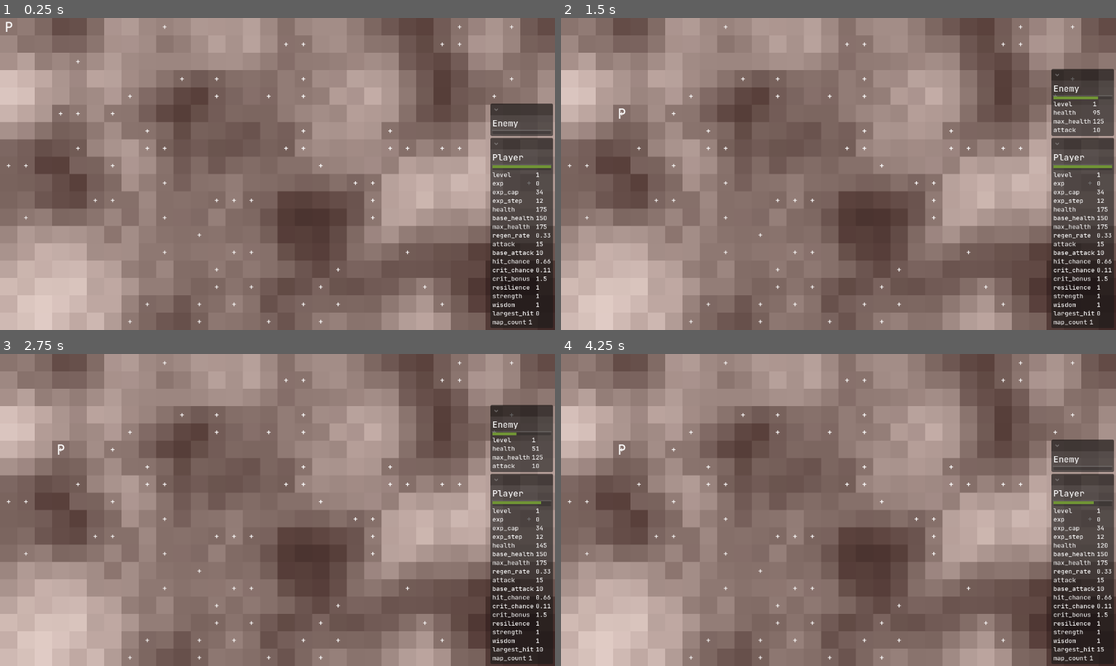
Above: before the commit, frames 1-4 (two rows, left to right).
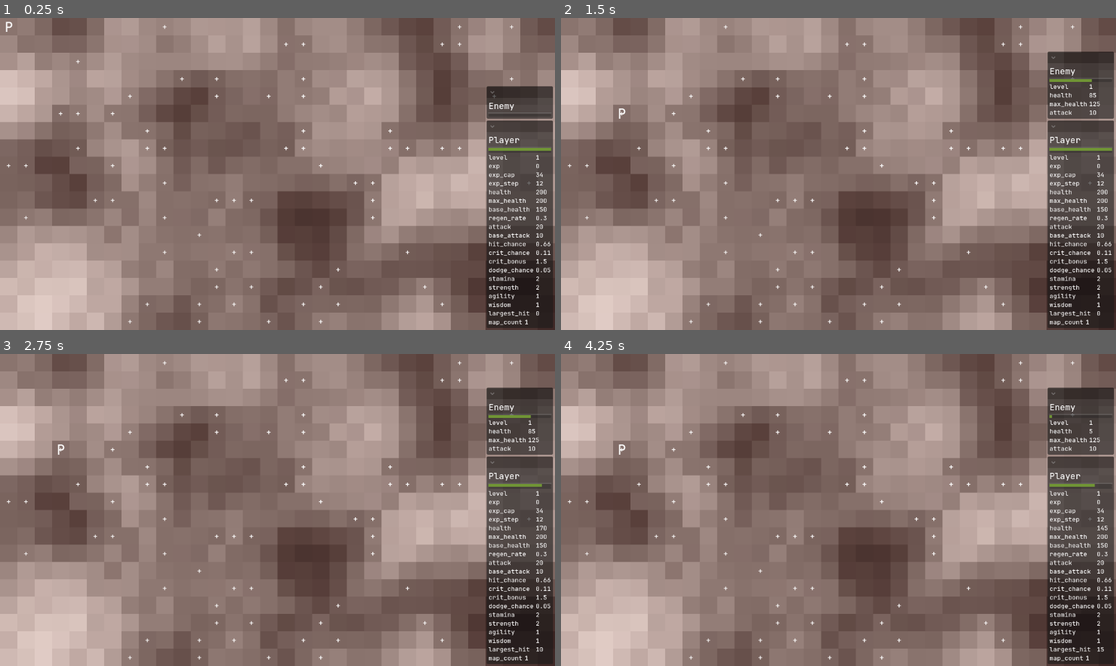
Above: after the commit, the same moments.

Repository: crystalfiction/rpg-simulator
Game: Godot game, scene res://src/controllers/world/world_controller.tscn
The game is run twice, just before and just after one commit, with the same random seed, the same clock (stepped at 60 frames per second) and the same inputs.
Inputs:
- Up to frame 1 (0.25 s): no input
- Up to frame 2 (1.5 s): hold C (world_continue) 0.53-1.28 s; tap Enter at 1.25 s; tap S (world_speed) at 1.35 s
- Up to frame 3 (2.75 s): tap C (world_continue) at 2 s; hold C (world_continue) from 2.03 s (still down)
- Up to frame 4 (4.25 s): release C (world_continue) at 2.78 s; tap S (world_speed) at 2.85 s; tap C (world_continue) at 3.5 s; hold C (world_continue) from 3.53 s (still down)

The runs differ from the first frame. In frame 1, 2.9% of the frame differs, in the area x 87-100%, y 21-100%; in frame 2, 3.4%; in frame 3, 3.3%; in frame 4, 4.2%, in the area x 87-100%, y 10-100%.

Commit message:
implemented basic attack action + added entity stats

Diff:
--- a/src/controllers/entities/action_controller.gd
+++ b/src/controllers/entities/actions/action_controller.gd
@@ -54,9 +54,13 @@
 					var enemies = active_encounter.enemies.filter(func(e): return is_instance_valid(e) && e != null)
 					## TODO: choose and maintain target instead of random
 					var target = enemies.pick_random()
+					# if target is valid,
 					if is_instance_valid(target):
-						self.entity.data.controller.evaluate_combat(
-							self.entity, target)
+						# assign attack action
+						var new_action = AttackAction.new()
+						new_action.src = self.entity
+						new_action.target = target
+						self.entity.data.actions.action = new_action
 
 	# if enemy entity,
 	elif self.entity is Enemy:
@@ -66,9 +70,14 @@
 		var active_encounter = encounter_controller.encounter
 		var player = active_encounter.player
 		var target = player
+		# if target is valid,
 		if is_instance_valid(target):
-			self.entity.data.controller.evaluate_combat(
-				self.entity, target)
+			# assign attack action
+			var new_action = AttackAction.new()
+			new_action.src = self.entity
+			new_action.target = target
+			self.entity.data.actions.action = new_action
+
 
 ## evaluates the currently active action for entity
 func evaluate_action():
@@ -82,25 +91,31 @@
 
 	# match Action.Type
 	match current_action.get_action_type():
+		# FIND
 		Action.ActionType.FIND:
 			# do find action
 			pass
 
+		# INTERACT
 		Action.ActionType.INTERACT:
 			# current tile should always be the interact target
 			# get current tile
 			var utils = self.world.data.controller.utils
 			var current_tile = utils.get_object_by_grid(
-				self.entity.data.grid_idx, self.world.data.terrain.tile_map)
+				self.entity.data.grid_idx,
+				self.world.data.terrain.tile_map)
 			# interact with tile
 			self.entity.data.controller.interact_with_tile(
 				self.entity, current_tile)
 			# flag action complete
 			current_action.done = true
 
+		# ATTACK
 		Action.ActionType.ATTACK:
-			# do attack action
-			pass
+			# do attack action to action.target
+			if is_instance_valid(current_action.target):
+				self.entity.data.controller.evaluate_combat(
+					current_action)
 
 	# if current action done,
 	if current_action.done:
@@ -109,10 +124,12 @@
 		# null action in player data
 		self.entity.data.actions.action = null
 
+
 ## called on script initialization
 func _init(new_entity: Entity) -> void:
 	# define controller entity on initialization
 	self.entity = new_entity
 
+
 func _process(delta: float) -> void:
 	pass
--- a/src/controllers/entities/actions/attack_action.gd
+++ b/src/controllers/entities/actions/attacks/attack_action.gd
@@ -2,6 +2,7 @@
 
 # components
 
+
 # initialize data before _ready
 func _init() -> void:
     self.Type = self.ActionType.ATTACK
--- a/src/controllers/entities/enemy/enemy_controller.gd
+++ b/src/controllers/entities/enemy/enemy_controller.gd
@@ -17,11 +17,22 @@
 func _calculate_attributes(stats: Dictionary):
 	var map_level = self.world.data.terrain.map_count
 	stats.level = map_level
-	stats.resilience = stats.level
-	stats.strength = stats.level
-	stats.max_health = stats.base_health + (stats.resilience * 25)
+	# base stats
+	stats.stamina += stats.level
+	stats.strength += stats.level
+	stats.agility += stats.level
+	stats.wisdom += stats.level
+
+	# stamina-based
+	stats.max_health = stats.base_health + (stats.stamina * 25)
 	stats.health = stats.max_health
+	# strength-based
 	stats.attack = stats.base_attack + (stats.strength * 5)
+	# agility-based
+	stats.crit_chance += (stats.agility * 0.0001)
+	stats.dodge_chance += (stats.agility * 0.0001)
+	# wisdom-based
+
 	return stats
 
 ## calculates enemy stats on spawn
--- a/src/controllers/entities/entity_controller.gd
+++ b/src/controllers/entities/entity_controller.gd
@@ -4,51 +4,64 @@
 
 
 ## evaluates combat between a source and target entity
-func evaluate_combat(src: Entity, target: Entity):
-	var target_health = target.data.stats.health
-	var src_attack = src.data.stats.attack
-	var src_hit = src.data.stats.hit_chance
-	var src_crit = src.data.stats.crit_chance
-	var src_crit_bonus = src.data.stats.crit_bonus
+func evaluate_combat(action: Action):
+	var src_attack = action.src.data.stats.attack
+	var src_hit = action.src.data.stats.hit_chance
+	var src_crit = action.src.data.stats.crit_chance
+	var src_crit_bonus = action.src.data.stats.crit_bonus
+	var target_health = action.target.data.stats.health
+	var target_dodge = action.target.data.stats.dodge_chance
 	# evaluate if enemy attack is hit
 	var r = randf_range(0, 1)
 	# if random number r is below hit threshold
-	var is_crit = false
+	var result = ""
+	# if attack is a hit,
 	if r <= src_hit:
-		# attack is a hit,
-		# if attack is crit,
-		if r <= src_crit:
+		# attack is hit
+		result = "hits"
+
+		# if hit dodged,
+		if r <= target_dodge:
+			# no hit
+			result = "dodges"
+			src_attack = 0
+
+		# if still hit, check if crit,
+		elif r <= src_crit:
 			# calculate crit
+			result = "crits"
 			src_attack *= src_crit_bonus
-			is_crit = true
+
 	# if miss,
 	else:
-		# attack is 0 this turn
+		# no hit
+		result = "misses"
 		src_attack = 0
 
-	# update player health
+	# update target health
 	target_health -= floor(src_attack)
-	target.data.stats.health = target_health
+	action.target.data.stats.health = target_health
 
 	# update last hit taken amount if Player
-	if target is Player:
-		if src_attack >= target.data.stats.largest_hit:
-			target.data.stats.largest_hit = src_attack
+	if action.target is Player:
+		if src_attack >= action.target.data.stats.largest_hit:
+			action.target.data.stats.largest_hit = src_attack
 
 	# log results
-	if src_attack != 0:
-		if is_crit:
-			self.FileLogger.log_message(self , (src.name + " crits " + target.name + " for "
-				+ str(src_attack) + " dmg."),
-				"COMBAT"
-			)
+	if result == "dodges":
+		FileLogger.log_message(self ,
+			action.target.name + " " + result + " " + action.src.name + "'s attack",
+		"COMBAT")
+	else:
+		if result == "misses":
+			FileLogger.log_message(self ,
+				action.src.name + " " + result + " " + action.target.name,
+			"COMBAT")
 		else:
-			self.FileLogger.log_message(self , (src.name + " hits " + target.name + " for "
-				+ str(src_attack) + " dmg."),
-				"COMBAT"
-			)
-		self.FileLogger.log_message(self , target.name + " health: " + str(target_health),
-			"COMBAT"
-		)
-	else:
-		self.FileLogger.log_message(self , (src.name + " misses " + target.name + "."), "COMBAT")
+			FileLogger.log_message(self ,
+				action.src.name + " " + result + " " + action.target.name + " for " +
+				str(src_attack),
+			"COMBAT")
+
+func _ready() -> void:
+	self.FileLogger = $"/root/FileLogger"
--- a/src/controllers/entities/player/player_controller.gd
+++ b/src/controllers/entities/player/player_controller.gd
@@ -79,7 +79,7 @@
 	var level_up = false
 	if self.player.data.stats.exp >= self.exp_cap:
 		# calculate player stats
-		self.player.data.stats = _calculate_stats(self.player.data.stats)
+		self.player.data.stats = _calculate_stats(self.player)
 		level_up = true
 
 		# update exp_cap reference
@@ -110,26 +110,37 @@
 
 ## calculates base attribute values for a given stats dictionary
 ## returns updated stats dictionary
-func _calculate_attributes(stats: Dictionary) -> Dictionary:
-	# base attributes
-	stats.resilience += 1
-	stats.strength += 1
+func _calculate_attributes(p: Player) -> Dictionary:
+	var stats = p.data.stats
+	# base stats
+	stats.stamina += 2
+	stats.strength += 2
+	stats.agility += 1
 	stats.wisdom += 1
-	stats.max_health = stats.base_health + (stats.resilience * 25)
+
+	# stamina-based
+	stats.max_health = stats.base_health + (stats.stamina * 25)
 	stats.health = stats.max_health
+	# strength-based
 	stats.attack = stats.base_attack + (stats.strength * 5)
+	# agility-based
+	stats.crit_chance += (stats.agility * 0.0001)
+	stats.dodge_chance += (stats.agility * 0.0001)
+	# wisdom-based
 	stats.exp_step += stats.wisdom
+
+	# return stats
 	return stats
 
 ## calculates player stats and returns stats dictionary
 ## called when player level up conditions met
-func _calculate_stats(stats: Dictionary) -> Dictionary:
+func _calculate_stats(p: Player) -> Dictionary:
 	# calculate initial exp stats
-	stats = _calculate_exp(stats)
+	p.data.stats = _calculate_exp(p.data.stats)
 	# increment attributes
-	stats = _calculate_attributes(stats)
+	p.data.stats = _calculate_attributes(p)
 	# return new stats
-	return stats
+	return p.data.stats
 
 # Player Initialization
 
@@ -153,7 +164,7 @@
 	new_player.world = self.world
 	new_player.data.controller = self
 	# stats
-	new_player.data.stats = _calculate_stats(new_player.data.stats)
+	new_player.data.stats = _calculate_stats(new_player)
 	# actions
 	new_player.data.actions.controller = _init_action_controller(new_player)
 
--- a/src/controllers/ui/ui_controller.gd
+++ b/src/controllers/ui/ui_controller.gd
@@ -30,29 +30,31 @@
 		var label = l[2]
 
 		if entity is Player:
-			if key == "exp":
-				# update exp bar
-				self.player_exp_bar.value = entity.data.stats[key]
-				label.text = str(entity.data.stats[key])
-			elif key == "exp_cap":
-				self.player_exp_bar.max_value = entity.data.stats[key]
-				label.text = str(snapped(entity.data.stats[key], 0))
-			elif key == "health":
-				self.player_health_bar.value = entity.data.stats[key]
-				label.text = str(snapped(entity.data.stats[key], 0))
-			elif key == "max_health":
-				self.player_health_bar.max_value = entity.data.stats[key]
-				label.text = str(snapped(entity.data.stats[key], 0))
-			elif key == "crit_chance":
-				label.text = str(snapped(entity.data.stats[key], 0.01))
-			elif key == "regen_rate":
-				label.text = str(snapped(entity.data.stats[key], 0.01))
-			elif key == "hit_chance":
-				label.text = str(entity.data.stats[key])
-			elif key == "crit_bonus":
-				label.text = str(snapped(entity.data.stats[key], 0.1))
-			else:
-				label.text = str(snapped(entity.data.stats[key], 0))
+			if key in entity.data.stats:
+				if key == "exp":
+					# update exp bar
+					self.player_exp_bar.value = entity.data.stats[key]
+					label.text = str(entity.data.stats[key])
+				elif key == "exp_cap":
+					self.player_exp_bar.max_value = entity.data.stats[key]
+					label.text = str(snapped(entity.data.stats[key], 0))
+				elif key == "health":
+					self.player_health_bar.value = entity.data.stats[key]
+					label.text = str(snapped(entity.data.stats[key], 0))
+				elif key == "max_health":
+					self.player_health_bar.max_value = entity.data.stats[key]
+					label.text = str(snapped(entity.data.stats[key], 0))
+				elif key == "crit_chance" || key == "dodge_chance":
+					label.text = str(snapped(entity.data.stats[key], 0.01))
+				elif key == "regen_rate" || key == "base_regen":
+					label.text = str(snapped(entity.data.stats[key], 0.01))
+				elif key == "hit_chance":
+					label.text = str(entity.data.stats[key])
+				elif key == "crit_bonus":
+					label.text = str(snapped(entity.data.stats[key], 0.1))
+				else:
+					label.text = str(snapped(entity.data.stats[key], 0))
+
 
 		if entity is Enemy:
 			if key == "health":
@@ -157,7 +159,7 @@
 			var data = player.data.stats[s]
 			var new_data_label = Label.new()
 			new_data_label.name = s + "_data"
-			new_data_label.text = str(snapped(data, 0))
+			new_data_label.text = str(data)
 			new_data_label.label_settings = self.label_settings
 
 			var new_label_set = [player, data_key, new_data_label]
--- a/src/entities/enemies/enemy.gd
+++ b/src/entities/enemies/enemy.gd
@@ -10,15 +10,18 @@
 	"stats": {
 		"level": 0,
 		"health": 0,
+		"max_health": 0,
 		"base_health": 100,
-		"max_health": 100,
 		"attack": 0,
 		"base_attack": 5,
 		"hit_chance": 0.66,
 		"crit_chance": 0.11,
 		"crit_bonus": 1.50,
-		"resilience": 0,
+		"dodge_chance": 0.05,
+		"stamina": 0,
 		"strength": 0,
+		"agility": 0,
+		"wisdom": 0,
 		## TODO: classes
 	},
 	"actions": {
--- a/src/entities/player/player.gd
+++ b/src/entities/player/player.gd
@@ -1,8 +1,7 @@
 class_name Player extends Entity
 
-# refs
-
 # components
+## TODO: migrate cumbersome stats to external data resource
 var init_data = {
 	# "uid": 0,
 	# "controller": "",
@@ -14,16 +13,18 @@
 		"exp_cap": 0,
 		"exp_step": 0,
 		"health": 0,
+		"max_health": 0,
 		"base_health": 150,
-		"max_health": 100,
-		"regen_rate": 0.33,
+		"regen_rate": 0.3,
 		"attack": 0,
 		"base_attack": 10,
 		"hit_chance": 0.66,
 		"crit_chance": 0.11,
 		"crit_bonus": 1.50,
-		"resilience": 0,
+		"dodge_chance": 0.05,
+		"stamina": 0,
 		"strength": 0,
+		"agility": 0,
 		"wisdom": 0,
 		"largest_hit": 0,
 	},
@@ -44,8 +45,20 @@
 	## TODO: items
 }
 
-## define entity class data before _ready
+var Class: PlayerClass
+enum PlayerClass {
+	WANDERER,
+}
+
+
+# returns the current Player's PlayerClass value for type validation
+func get_player_class():
+	var curr_class = self.Class
+	return curr_class
+
+## define entity class data
 func _init() -> void:
-	# add data to entity data dict
+	# add init data to entity data dict
 	for k in self.init_data:
+		# init data
 		self.data[k] = self.init_data[k]
Not shown, removed: src/controllers/entities/action_controller.gd.uid
Not shown, added: src/controllers/entities/actions/action_controller.gd.uid
Not shown, removed: src/controllers/entities/actions/attack_action.gd.uid
Not shown, added: src/controllers/entities/actions/attacks/attack_action.gd.uid
